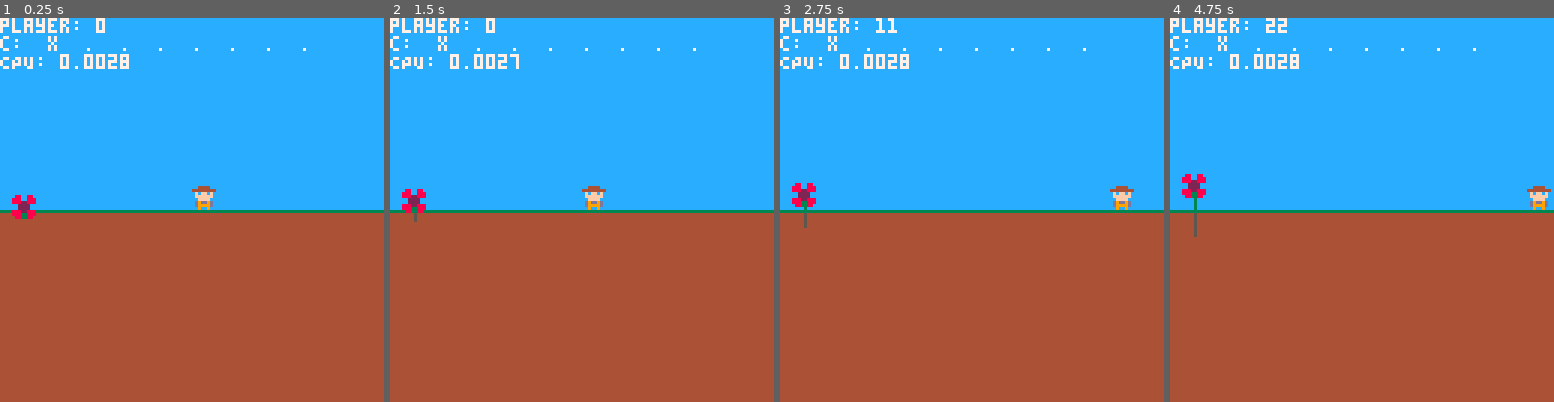
Above: before the commit, frames 1-4 (left to right).
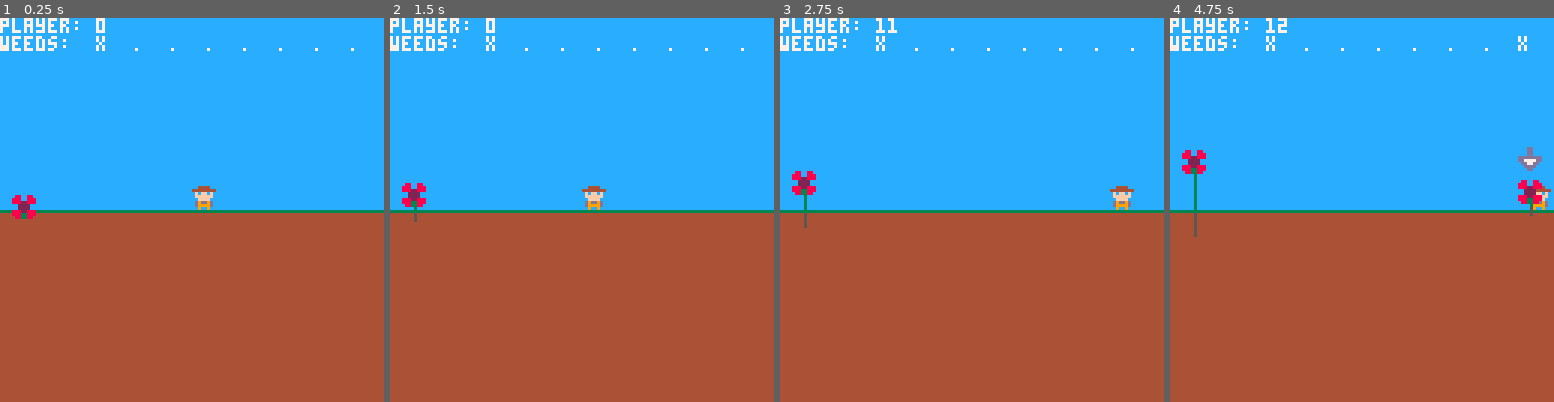
Above: after the commit, the same moments.

Repository: millwardesque/overgrowth
Game: PICO-8 cartridge overgrowth.p8
Two runs of this game, one before a commit and one after it. Both use one fixed random seed, a clock stepped at 60 frames per second and the inputs below.
Inputs:
- Up to frame 1 (0.25 s): no input
- Up to frame 2 (1.5 s): tap X (X key) at 0.33, 1.07 s; tap O (Z key) at 0.7 s
- Up to frame 3 (2.75 s): hold Right 1.6-2.1 s; tap O (Z key) at 1.7, 2.1, 2.5 s; tap X (X key) at 1.85 s; hold Right from 2.47 s (still down)
- Up to frame 4 (4.75 s): tap O (Z key) every 0.4 s from 2.9 to 4.5 s; tap X (X key) at 2.97, 4.08 s; release Right at 3.03 s; hold Left 3.08-3.58 s; hold Right 4.02-4.68 s

The runs differ from the first frame. In frame 1, 1.0% of the frame differs, in the area x 0-93%, y 4-14%; in frame 2, 1.3%; in frame 3, 1.3%; in frame 4, 2.2%, in the area x 0-97%, y 0-52%.

Commit message:
Added game-over detection and changed weed generator to only randomize non-gameplay properties like posiiton.

Diff:
--- a/overgrowth.lua
+++ b/overgrowth.lua
@@ -18,7 +18,7 @@
 	make_weed_highlighter(player, 48)
 
 	-- Weeds
-	g_weed_generator.init(16, 60)
+	g_weed_generator.init(16, 32, 60)
 	g_weed_generator.generate_weed()
 end
 
@@ -62,7 +62,12 @@
 		end
 	end
 
-	g_log.log("CPU: "..stat(1))
+	-- Check for game-over state
+	if g_weed_generator.are_all_weeds_grown() then
+		g_log.log("GAME OVER")
+	end
+
+	-- @DEBUG g_log.log("CPU: "..stat(1))
 end
 
 function _draw()
@@ -164,7 +169,7 @@
 		local column = g_weed_generator.pixel_to_column(center)
 		local weed = g_weed_generator.get_weed(column)
 
-		if weed ~= nil then
+		if weed ~= nil and not is_weed_fully_grown(weed) then
 			pull_weed(weed, self.strength, self)
 		end
 
@@ -207,7 +212,7 @@
 		self.position.x = g_weed_generator.column_to_pixel(column) - my_center
 
 		local weed = g_weed_generator.weeds[column]
-		if weed ~= nil then
+		if weed ~= nil and not is_weed_fully_grown(weed) then
 			self.position.y = weed.position.y - weed.weed.pull_offset - weed.weed.stem_height - 8 - (8 / 2) - 2	-- Draw highlighter above the weed
 		else
 			self.position.y = -8	-- Offscreen
@@ -289,7 +294,25 @@
 	return weed
 end
 
+--
+-- Returns true if a weed is at full height
+--
+function is_weed_fully_grown(weed)
+	if weed == nil or weed.weed == nil then
+		return false
+	else
+		return weed.weed.root_height == weed.weed.root_height and weed.weed.stem_height == weed.weed.stem_max_height
+	end
+end
+
+--
+-- Attempts to pull a weed
+--
 function pull_weed(weed, amount, puller)
+	if weed == nil or is_weed_fully_grown(weed) then
+		return
+	end
+
 	weed.weed.pull_offset += amount
 
 	-- Score increases a bit for the pull.
@@ -311,15 +334,17 @@
 	weeds = {},
 	time_between_weeds = 1,
 	time_until_weed = 0,
+	max_weed_height = 1,
 }
 
 --
 -- Initialize the weed generator
 --
-g_weed_generator.init = function(weed_width, time_between_weeds)
+g_weed_generator.init = function(weed_width, max_weed_height, time_between_weeds)
 	local self = g_weed_generator
 
 	self.weed_width = weed_width
+	self.max_weed_height = max_weed_height
 	self.time_between_weeds = time_between_weeds
 	self.time_until_weed = time_between_weeds
 
@@ -341,12 +366,16 @@
 	end
 
 	-- @DEBUG summarize
-	local message = 'c: '
+	local message = 'weeds: '
 	for i = 1, self.columns() do
 		if self.weeds[i] == nil then
 			message = message..' . '
 		else
-			message = message..' x '
+			if is_weed_fully_grown(self.weeds[i]) then
+				message = message..' # '
+			else
+				message = message..' x '
+			end
 		end
 	end
 	g_log.log(message)
@@ -391,12 +420,12 @@
 	-- Generate random params
 	local sprite = 32
 
-	local stem_max_height = flr(rnd(32)) + 20
-	local stem_growth_rate = 0.05 + rnd(20) / 100
+	local stem_max_height =  self.max_weed_height
+	local stem_growth_rate = 0.1 + rnd(20) / 100
 	local stem_colour = 3
 
-	local root_max_height = flr(rnd(16)) + 20
-	local root_growth_rate = 0.05 + rnd(10) / 100
+	local root_max_height = self.max_weed_height / 2
+	local root_growth_rate = stem_growth_rate / 2
 	local root_colour = 5
 
 	local reroot_speed = 0.01 + flr(rnd(10)) / 100
@@ -420,6 +449,19 @@
 	end
 
 	del(scene, weed)
+end
+
+g_weed_generator.are_all_weeds_grown = function ()
+	local self = g_weed_generator
+	local are_all_grown = true
+
+	for col = 1, self.columns() do
+		if not is_weed_fully_grown(self.weeds[col]) then
+			return false
+		end
+	end
+
+	return true
 end
 
 --
--- a/overgrowth.p8
+++ b/overgrowth.p8
@@ -21,7 +21,7 @@
 	make_weed_highlighter(player, 48)
 
 	-- Weeds
-	g_weed_generator.init(16, 60)
+	g_weed_generator.init(16, 32, 60)
 	g_weed_generator.generate_weed()
 end
 
@@ -65,7 +65,12 @@
 		end
 	end
 
-	g_log.log("CPU: "..stat(1))
+	-- Check for game-over state
+	if g_weed_generator.are_all_weeds_grown() then
+		g_log.log("GAME OVER")
+	end
+
+	-- @DEBUG g_log.log("CPU: "..stat(1))
 end
 
 function _draw()
@@ -167,7 +172,7 @@
 		local column = g_weed_generator.pixel_to_column(center)
 		local weed = g_weed_generator.get_weed(column)
 
-		if weed ~= nil then
+		if weed ~= nil and not is_weed_fully_grown(weed) then
 			pull_weed(weed, self.strength, self)
 		end
 
@@ -210,7 +215,7 @@
 		self.position.x = g_weed_generator.column_to_pixel(column) - my_center
 
 		local weed = g_weed_generator.weeds[column]
-		if weed ~= nil then
+		if weed ~= nil and not is_weed_fully_grown(weed) then
 			self.position.y = weed.position.y - weed.weed.pull_offset - weed.weed.stem_height - 8 - (8 / 2) - 2	-- Draw highlighter above the weed
 		else
 			self.position.y = -8	-- Offscreen
@@ -292,7 +297,25 @@
 	return weed
 end
 
+--
+-- Returns true if a weed is at full height
+--
+function is_weed_fully_grown(weed)
+	if weed == nil or weed.weed == nil then
+		return false
+	else
+		return weed.weed.root_height == weed.weed.root_height and weed.weed.stem_height == weed.weed.stem_max_height
+	end
+end
+
+--
+-- Attempts to pull a weed
+--
 function pull_weed(weed, amount, puller)
+	if weed == nil or is_weed_fully_grown(weed) then
+		return
+	end
+
 	weed.weed.pull_offset += amount
 
 	-- Score increases a bit for the pull.
@@ -314,15 +337,17 @@
 	weeds = {},
 	time_between_weeds = 1,
 	time_until_weed = 0,
+	max_weed_height = 1,
 }
 
 --
 -- Initialize the weed generator
 --
-g_weed_generator.init = function(weed_width, time_between_weeds)
+g_weed_generator.init = function(weed_width, max_weed_height, time_between_weeds)
 	local self = g_weed_generator
 
 	self.weed_width = weed_width
+	self.max_weed_height = max_weed_height
 	self.time_between_weeds = time_between_weeds
 	self.time_until_weed = time_between_weeds
 
@@ -344,12 +369,16 @@
 	end
 
 	-- @DEBUG summarize
-	local message = 'c: '
+	local message = 'weeds: '
 	for i = 1, self.columns() do
 		if self.weeds[i] == nil then
 			message = message..' . '
 		else
-			message = message..' x '
+			if is_weed_fully_grown(self.weeds[i]) then
+				message = message..' # '
+			else
+				message = message..' x '
+			end
 		end
 	end
 	g_log.log(message)
@@ -394,12 +423,12 @@
 	-- Generate random params
 	local sprite = 32
 
-	local stem_max_height = flr(rnd(32)) + 20
-	local stem_growth_rate = 0.05 + rnd(20) / 100
+	local stem_max_height =  self.max_weed_height
+	local stem_growth_rate = 0.1 + rnd(20) / 100
 	local stem_colour = 3
 
-	local root_max_height = flr(rnd(16)) + 20
-	local root_growth_rate = 0.05 + rnd(10) / 100
+	local root_max_height = self.max_weed_height / 2
+	local root_growth_rate = stem_growth_rate / 2
 	local root_colour = 5
 
 	local reroot_speed = 0.01 + flr(rnd(10)) / 100
@@ -423,6 +452,19 @@
 	end
 
 	del(scene, weed)
+end
+
+g_weed_generator.are_all_weeds_grown = function ()
+	local self = g_weed_generator
+	local are_all_grown = true
+
+	for col = 1, self.columns() do
+		if not is_weed_fully_grown(self.weeds[col]) then
+			return false
+		end
+	end
+
+	return true
 end
 
 --
Not shown, changed: readme.md
